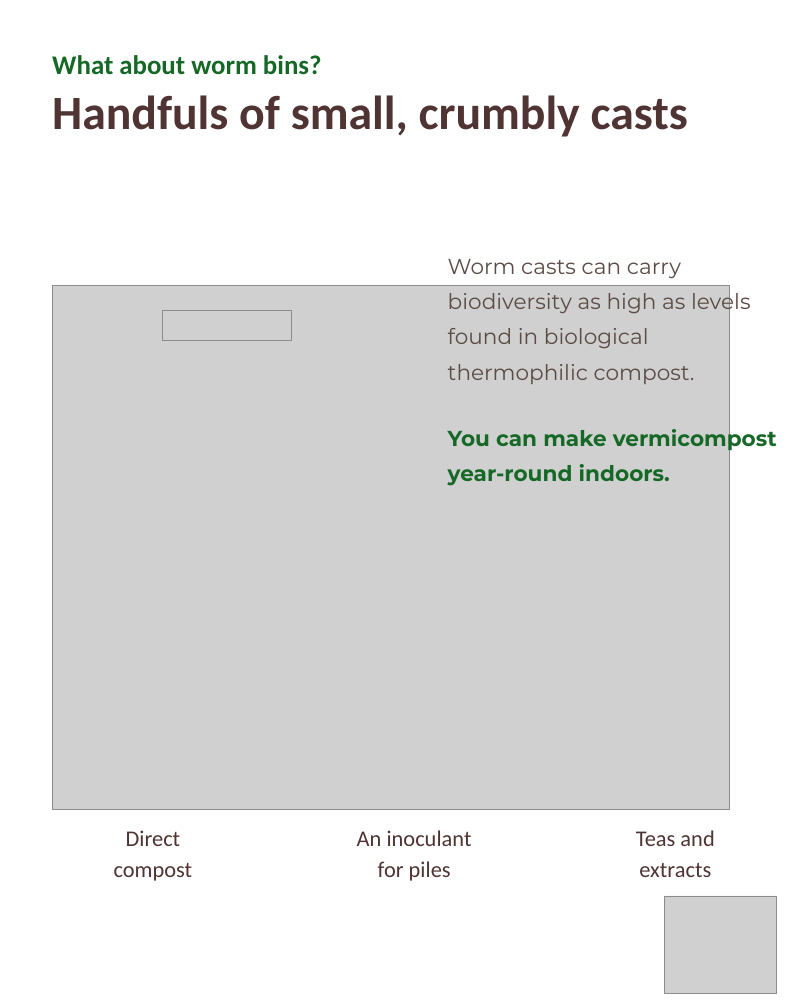
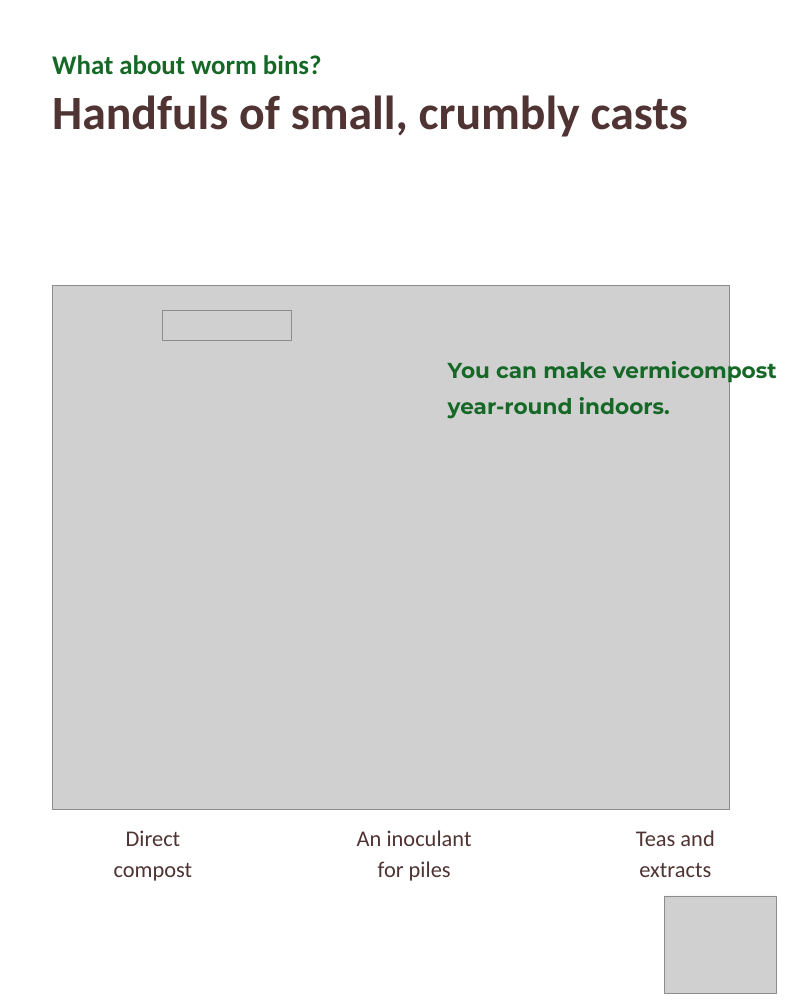
Before and after one commit to linneamoritznyc/final-SFWsite-Linnea, a slide deck: slide 4 of social/earthworm-day-2026-10-21/21-10-2026-wed-ig-earthworm-jar.pptx. Drawn at 806x1008 pixels with LibreOffice and Linux fonts; fonts in the diff are those of the drawing; grey boxes stand for pictures. Boxes give left, top, right and bottom in pixels: in the first picture for what was removed or moved away, otherwise in the second. Text is boxed around its words. In the diff, an @@ line names an element or a change of style, - is before the commit and + after.

```diff
--- a/social/earthworm-day-2026-10-21/21-10-2026-wed-ig-earthworm-jar.pptx
+++ b/social/earthworm-day-2026-10-21/21-10-2026-wed-ig-earthworm-jar.pptx
@@ text removed at [448,259,750,384] @@
-Worm casts can carry biodiversity as high as levels found in biological thermophilic compost.
@@ text "You can make vermicompost year-round ...": place and size @@
-text "You can make vermicompost year-round ..." at [448,425,777,486]
+text "You can make vermicompost year-round ..." at [448,358,777,419]
```
Also in this commit, not shown: 3 other slides changed, 6 other files.
